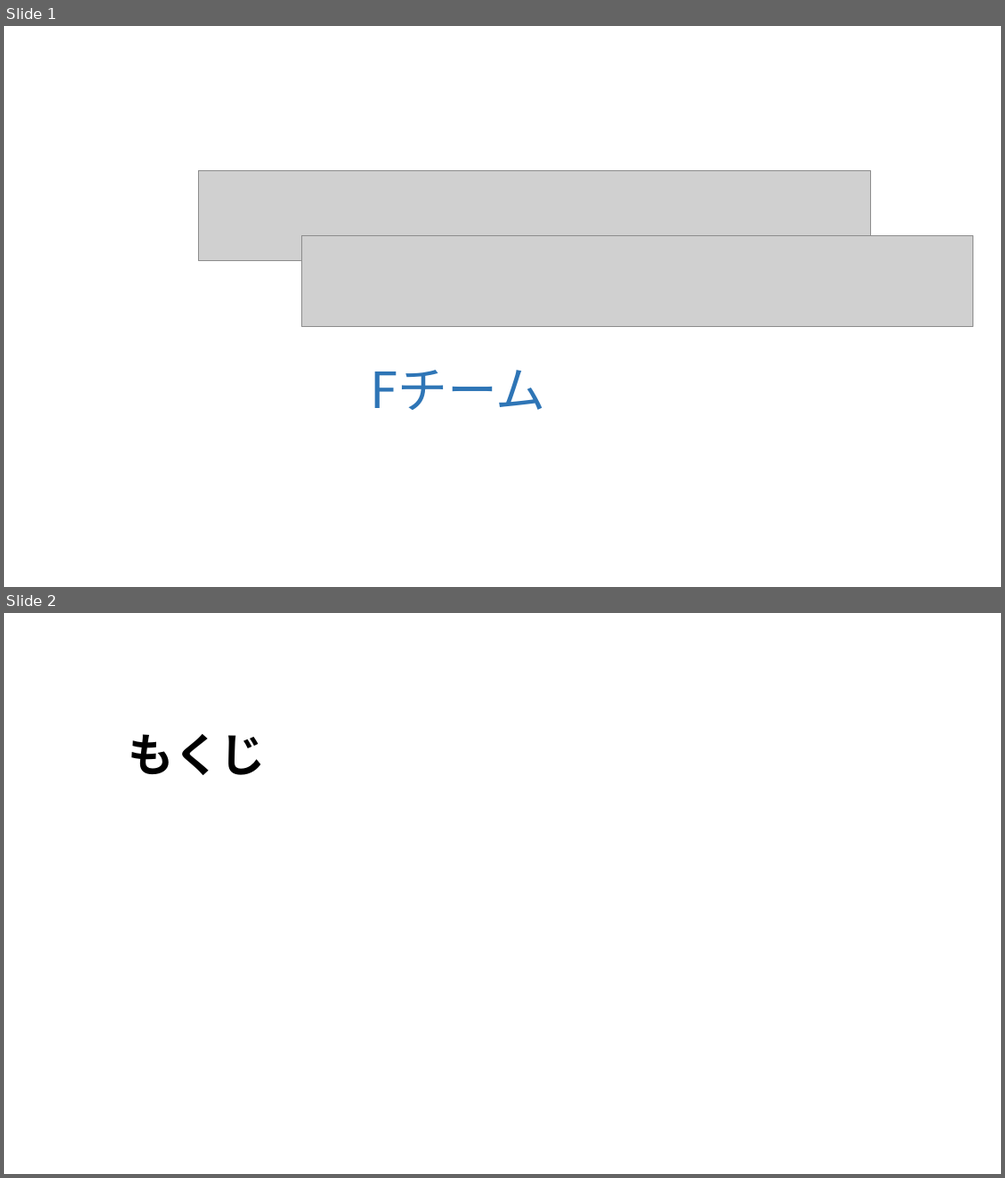
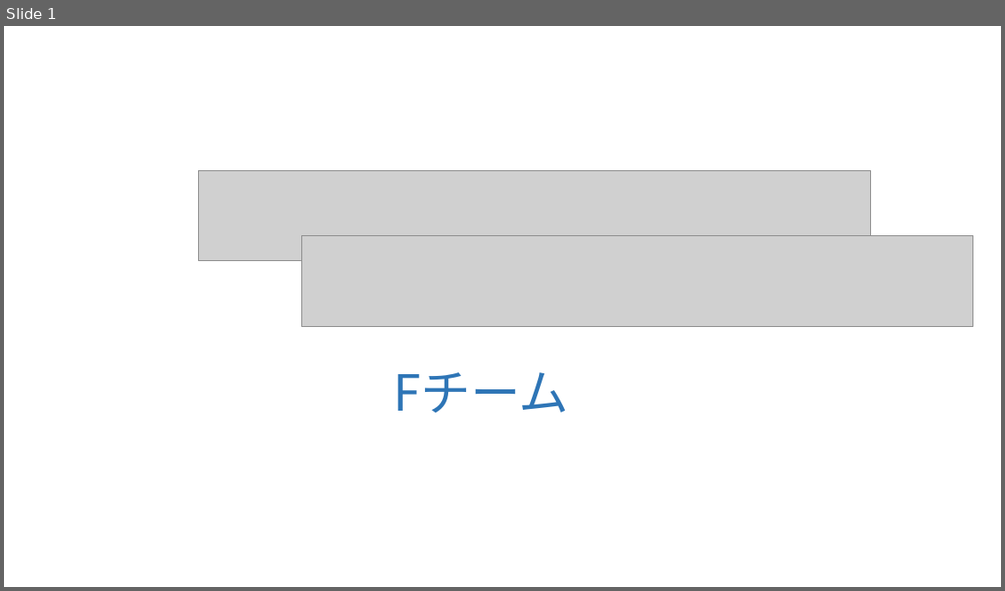
Before and after one commit to alto1412/Yokoari1207, a slide deck: よこありくんのプレゼンa.pptx. Shown one above the other, each under a label of ours: slides 1 and 2 before the commit, slide 1 after it. The pictures are 1005x1178 and 1005x591 pixels, drawn with LibreOffice and Linux fonts; fonts in the diff are those of the drawing; grey boxes stand for pictures; background and template pictures are left out. Boxes give left, top, right and bottom in pixels: in the first picture for what was removed or moved away, otherwise in the second. Text is boxed around its words. In the diff, an @@ line names an element or a change of style, - is before the commit and + after.

```diff
--- a/よこありくんのプレゼンa.pptx
+++ b/よこありくんのプレゼンa.pptx
@@ slide 2 removed at bbox=[4, 613, 1001, 1174], background picture (left out) @@
@@ rectangle removed at bbox=[12, 643, 980, 1150] @@
@@ title removed at bbox=[129, 734, 266, 775] @@
-もくじ
@@ slide 1 changed as well @@
@@ text "Fチーム": place and size @@
-text "Fチーム" at bbox=[370, 370, 545, 410]
+text "Fチーム" at bbox=[394, 372, 569, 412]
```
Also in this commit, not shown: 6 other slides changed, 1 slide added, 1 other slide removed, 1 other file.
